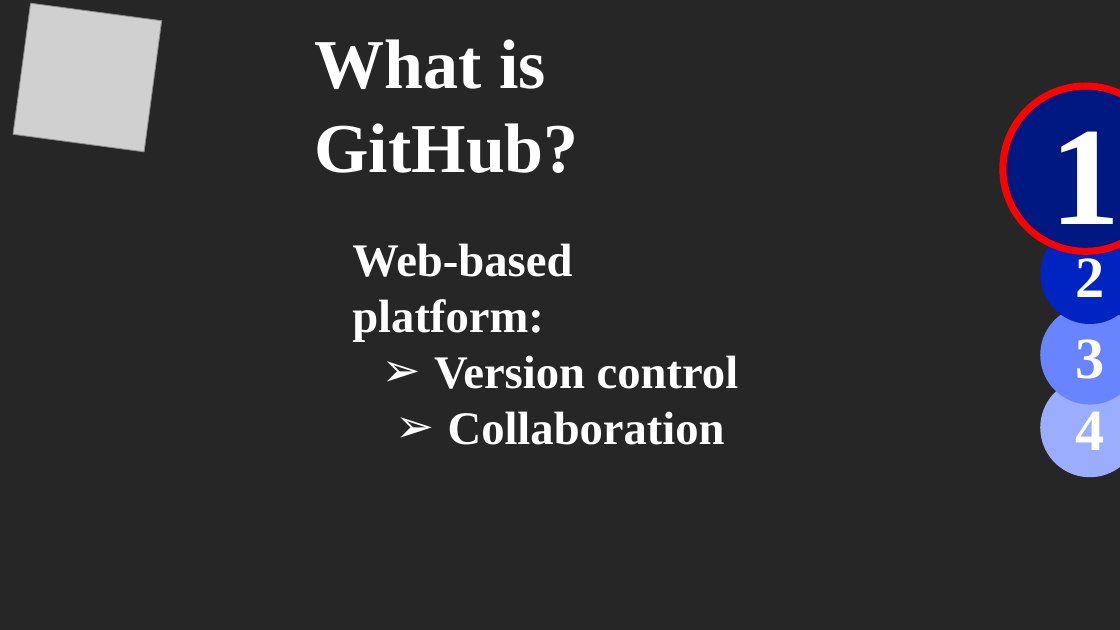
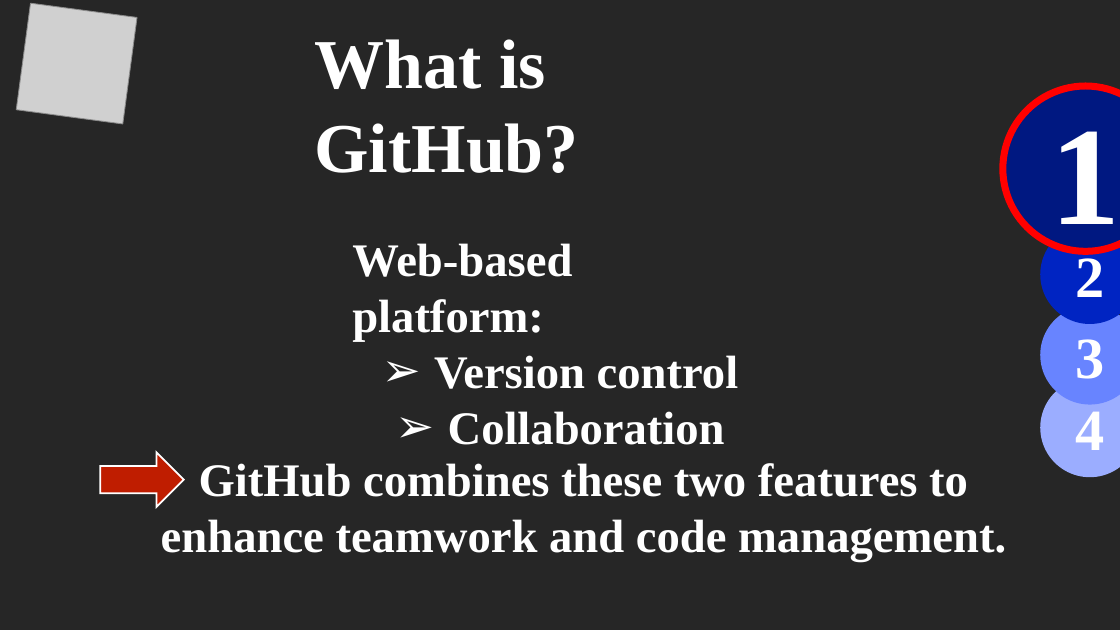
Before and after one commit to TheMr4Anonym/Database-Systems-Final, a slide deck: slide 3 of Dokumentation/DatabaseSystems.pptx. Drawn at 1120x630 pixels with LibreOffice and Linux fonts; fonts in the diff are those of the drawing; grey boxes stand for pictures. Boxes give left, top, right and bottom in pixels: in the first picture for what was removed or moved away, otherwise in the second. Text is boxed around its words. In the diff, an @@ line names an element or a change of style, - is before the commit and + after.

```diff
--- a/Dokumentation/DatabaseSystems.pptx
+++ b/Dokumentation/DatabaseSystems.pptx
@@ picture: place and size @@
-picture at box(13, 4, 161, 152)
+picture at box(16, 3, 137, 124)
@@ right arrow added at box(100, 452, 184, 507), fill #BF1D00, outline #FFFFFF 1.5 pt @@
@@ text added at box(161, 463, 1006, 562), 40 pt, text #FFFFFF, bold @@
+GitHub combines these two features to enhance teamwork and code management.
```
Also in this commit, not shown: 7 other slides changed, 6 slides added.
